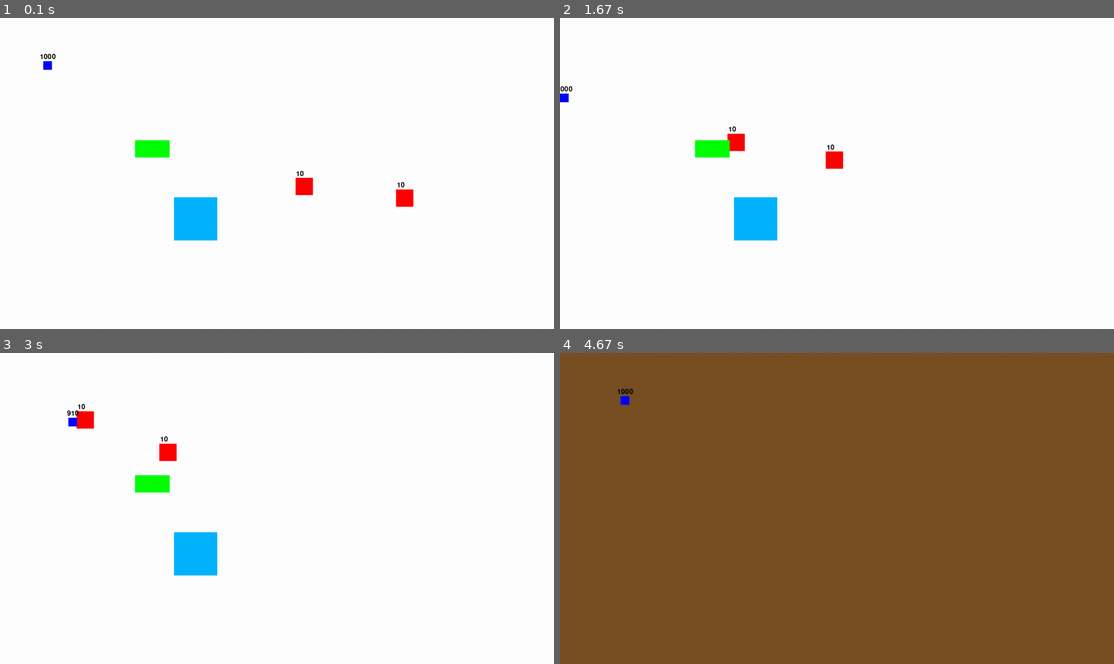
Above: before the commit, frames 1-4 (two rows, left to right).
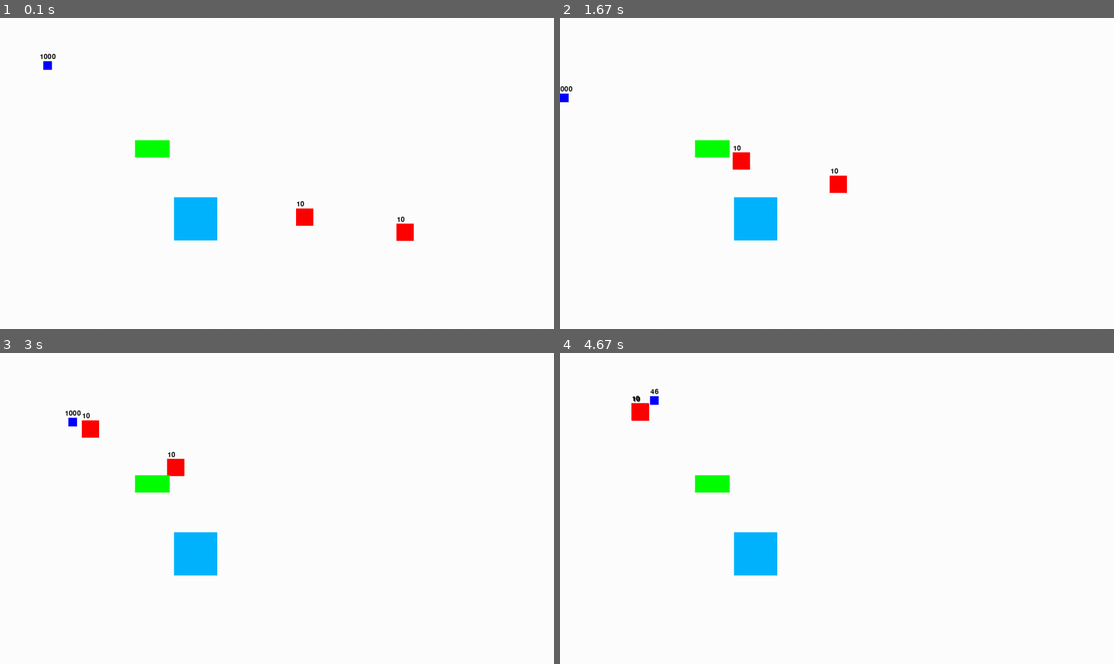
Above: after the commit, the same moments.

Repository: raphaeldupoux2/Jeux_video_pygame
Game: pygame game, started from main.py
Same seed, same stepped clock (60 frames per second), same inputs: the game is played once before the commit and once after it.
Inputs:
- Up to frame 1 (0.1 s): no input
- Up to frame 2 (1.67 s): hold Left 0.33-0.87 s; hold Down 0.9-1.2 s; hold Left 1.23-1.63 s
- Up to frame 3 (3 s): hold Up 1.67-2.03 s; hold Right 2.07-2.7 s; hold Down from 2.73 s (still down)
- Up to frame 4 (4.67 s): release Down at 3.1 s; hold Left 3.13-3.6 s; hold Right 3.63-4.1 s; hold Up 4.13-4.43 s; hold Right from 4.47 s (still down)

The runs differ from the first frame. In frame 1, 0.8% of the frame differs, in the area x 53-75%, y 49-72%; in frame 2, 0.8%; in frame 3, 0.7%; in frame 4, 100%, in the area x 0-100%, y 0-100%.

Commit message:
passage au monde bouseux en gardant son personnage et perd des points de vie en continue pour mourir définitivement à -1000 pv

Diff:
--- a/acteur.py
+++ b/acteur.py
@@ -21,12 +21,9 @@
         if self.y + self.game_instance.size_playerY > self.game_instance.hidth:
             self.y = self.game_instance.hidth - self.game_instance.size_playerY
 
-    def prend_degat(self, degat: int):
+    def prend_degat(self, degat: float):
         self.pv -= degat
 
     @abstractmethod
     def comportement(self):
         pass
-
-    def affiche(self):
-        pass
--- a/buisson.py
+++ b/buisson.py
@@ -17,6 +17,3 @@
 
     def comportement(self):
         self.hide(self.game_instance.etre_vivant)
-
-    def affiche(self):
-        pass
--- a/game_instance.py
+++ b/game_instance.py
@@ -29,7 +29,7 @@
 
     def affiche_pv(self, acteur):
         font = pygame.font.Font('freesansbold.ttf', 16)
-        text = font.render(str(acteur.pv), True, (0, 0, 0))
+        text = font.render(str(round(acteur.pv)), True, (0, 0, 0))
         textRect = text.get_rect()
         textRect.center = (acteur.x + 10, acteur.y - 10)
         self.win.blit(text, textRect)
@@ -52,6 +52,3 @@
         for acteur in self.acteurs:
             acteur.comportement()
         self.draw_game()
-
-    def affiche(self):
-        pass
--- a/main.py
+++ b/main.py
@@ -14,7 +14,19 @@
 clock = pygame.time.Clock()
 
 
-def parametre_game(game):
+def run(game):
+    pygame.time.delay(2)
+    game.update()
+    for event in pygame.event.get():
+        if event.type == QUIT:
+            pygame.quit()
+            sys.exit()
+
+
+if __name__ == '__main__':
+
+    game = Game_instance("Squarey")
+
     player1 = Player(game)
     game.player.append(player1)
 
@@ -27,38 +39,22 @@
 
     buisson1 = Buisson(game)
     game.buisson.append(buisson1)
-
     source1 = Source(game)
     game.source.append(source1)
-
-
-def parametre_paradis(game):
-    player1 = Player(game)
-    game.player.append(player1)
-
-
-def run(game):
-    pygame.time.delay(2)
-    game.update()
-    for event in pygame.event.get():
-        if event.type == QUIT:
-            pygame.quit()
-            sys.exit()
-
-
-if __name__ == '__main__':
-
-    game = Game_instance("Squarey")
-    parametre_game(game)
 
     print("start")
     while game.run:
         run(game)
 
-    paradis = Game_instance("Paradis des Bouseux", color=BROWN)
-    parametre_paradis(paradis)
-    while paradis.run:
-        run(paradis)
+    # Passage après une mort pitoyable dans Le Paradis des Bouseux ...
+
+    pdb = Game_instance("Paradis des Bouseux", color=BROWN)
+    player1.game_instance = pdb
+    pdb.player.append(player1)
+    pdb.acteurs.append(player1)
+
+    while pdb.run:
+        run(pdb)
 
     # clock.tick(60)
     print("fin")
--- a/mechant.py
+++ b/mechant.py
@@ -6,7 +6,7 @@
 class Mechant(Acteur):
 
     def __init__(self, game_instance, cible):
-        super().__init__(game_instance, randint(300, 1000), randint(200, 450), 0.4)
+        super().__init__(game_instance, randint(300, 1000), randint(200, 550), 0.4)
         self.cible = cible
         self.cible_atteinte = False
         self.direction = uniform(0, 2 * math.pi)
@@ -48,6 +48,3 @@
     def fight(self):
         if self.cible_atteinte:
             self.cible.prend_degat(3)
-
-    def affiche(self):
-        pass
--- a/player.py
+++ b/player.py
@@ -9,6 +9,7 @@
         self.hidden = False
         self.sizeX = game_instance.size_playerX
         self.sizeY = game_instance.size_playerY
+        self.dead = False
 
     def move(self):
         keys = pygame.key.get_pressed()
@@ -22,13 +23,17 @@
         if keys[pygame.K_DOWN]:
             self.y += self.vel
 
-    def prend_degat(self, degat: int):
+    def prend_degat(self, degat: float):
         super().prend_degat(degat)
-        if self.pv <= 0:
-            self.game_instance.run = False
+        if not self.dead:
+            if self.pv <= 0:
+                self.game_instance.run = False
+                self.dead = True
+        else:
+            if self.pv <= -1000:
+                self.game_instance.run = False
 
     def comportement(self):
         self.move()
-
-    def affiche(self):
-        pass
+        if self.dead:
+            self.prend_degat(0.01)
--- a/source.py
+++ b/source.py
@@ -16,6 +16,3 @@
 
     def comportement(self):
         self.heal(self.game_instance.player)
-
-    def affiche(self):
-        pass
